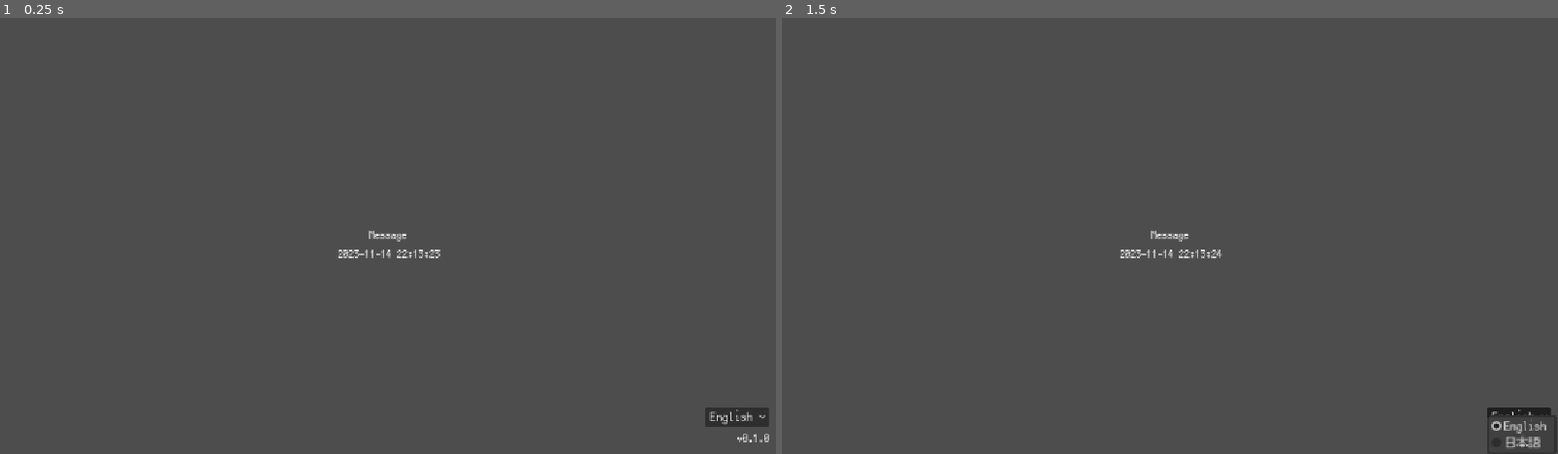
Above: before the commit, frames 1-2 (left to right).
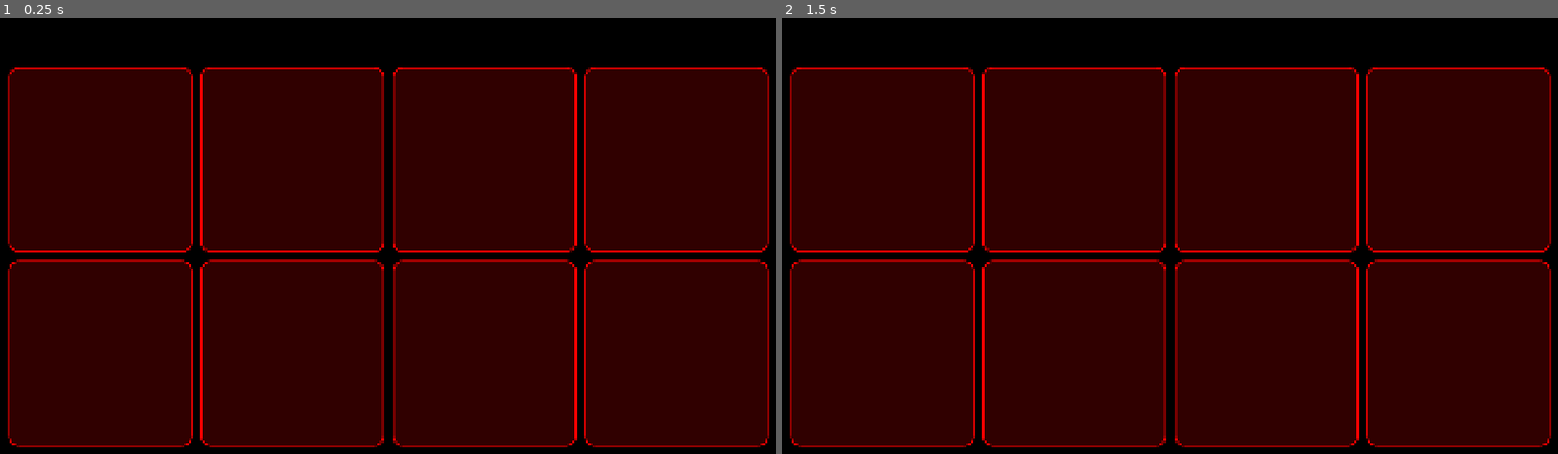
Above: after the commit, the same moments.

Repository: joshuafolkken/music-pad
Game: Godot game, scene res://scenes/main.tscn
Same seed, same stepped clock (60 frames per second), same inputs: the game is played once before the commit and once after it. Before the commit the project starts from res://scenes/example.tscn.
Inputs (mouse positions are in pixels of both pictures, inside the frame that each line leads up to):
- Up to frame 1 (0.25 s): no input
- Up to frame 2 (1.5 s): click (1519, 414) at 0.5 s, where only the run before the commit has a clickable "English"; click (1519, 414) at 1.25 s, where only the run before the commit has a clickable "English"

The runs differ from the first frame. In frame 1, 100% of the frame differs, in the area x 0-100%, y 0-100%; in frame 2, 100%.

Commit message:
main scene #2

Diff:
--- a/project.godot
+++ b/project.godot
@@ -11,8 +11,8 @@
 [application]
 
 config/name="Music Pad"
-config/version="0.1.0"
-run/main_scene="uid://djcdy0d718ei3"
+config/version="0.2.0"
+run/main_scene="uid://c8cfhx4gm6rw3"
 config/features=PackedStringArray("4.4", "Forward Plus")
 config/icon="res://icon.svg"
 
@@ -26,6 +26,8 @@
 
 [display]
 
+window/size/viewport_width=1920
+window/size/viewport_height=1080
 window/stretch/mode="canvas_items"
 
 [editor_plugins]
@@ -40,3 +42,7 @@
 
 locale/translations=PackedStringArray("res://locale/en.po", "res://locale/ja.po")
 locale/translations_pot_files=PackedStringArray("res://scenes/main.tscn")
+
+[rendering]
+
+environment/defaults/default_clear_color=Color(0, 0, 0, 1)
--- /dev/null
+++ b/scenes/main.tscn
@@ -0,0 +1,36 @@
+[gd_scene load_steps=2 format=3 uid="uid://c8cfhx4gm6rw3"]
+
+[ext_resource type="PackedScene" uid="uid://df0oip3jadawq" path="res://scenes/pad_row.tscn" id="1_o5qli"]
+
+[node name="Main" type="Node2D"]
+
+[node name="CanvasLayer" type="CanvasLayer" parent="."]
+
+[node name="MarginContainer" type="MarginContainer" parent="CanvasLayer"]
+anchors_preset = 15
+anchor_right = 1.0
+anchor_bottom = 1.0
+grow_horizontal = 2
+grow_vertical = 2
+theme_override_constants/margin_left = 20
+theme_override_constants/margin_top = 20
+theme_override_constants/margin_right = 20
+theme_override_constants/margin_bottom = 20
+
+[node name="VBoxContainer2" type="VBoxContainer" parent="CanvasLayer/MarginContainer"]
+layout_mode = 2
+
+[node name="Control" type="Control" parent="CanvasLayer/MarginContainer/VBoxContainer2"]
+layout_mode = 2
+size_flags_vertical = 3
+
+[node name="PadColumn" type="VBoxContainer" parent="CanvasLayer/MarginContainer/VBoxContainer2"]
+custom_minimum_size = Vector2(1880, 940)
+layout_mode = 2
+theme_override_constants/separation = 20
+
+[node name="PadRow2" parent="CanvasLayer/MarginContainer/VBoxContainer2/PadColumn" instance=ExtResource("1_o5qli")]
+layout_mode = 2
+
+[node name="PadRow" parent="CanvasLayer/MarginContainer/VBoxContainer2/PadColumn" instance=ExtResource("1_o5qli")]
+layout_mode = 2
--- /dev/null
+++ b/scenes/pad.tscn
@@ -0,0 +1,29 @@
+[gd_scene load_steps=2 format=3 uid="uid://215mgrtnbqb7"]
+
+[sub_resource type="StyleBoxFlat" id="StyleBoxFlat_sgp6g"]
+bg_color = Color(0.187904, 2.28621e-07, 3.00817e-08, 1)
+border_width_left = 4
+border_width_top = 4
+border_width_right = 4
+border_width_bottom = 4
+border_color = Color(1, 0, 0, 1)
+corner_radius_top_left = 24
+corner_radius_top_right = 24
+corner_radius_bottom_right = 24
+corner_radius_bottom_left = 24
+
+[node name="Pad" type="Control"]
+layout_mode = 3
+anchors_preset = 0
+offset_right = 400.0
+offset_bottom = 400.0
+size_flags_horizontal = 3
+
+[node name="Panel" type="Panel" parent="."]
+layout_mode = 1
+anchors_preset = 15
+anchor_right = 1.0
+anchor_bottom = 1.0
+grow_horizontal = 2
+grow_vertical = 2
+theme_override_styles/panel = SubResource("StyleBoxFlat_sgp6g")
--- /dev/null
+++ b/scenes/pad_row.tscn
@@ -0,0 +1,21 @@
+[gd_scene load_steps=2 format=3 uid="uid://df0oip3jadawq"]
+
+[ext_resource type="PackedScene" uid="uid://215mgrtnbqb7" path="res://scenes/pad.tscn" id="1_qmvug"]
+
+[node name="PadRow" type="HBoxContainer"]
+offset_right = 1880.0
+offset_bottom = 470.0
+size_flags_vertical = 3
+theme_override_constants/separation = 20
+
+[node name="Pad" parent="." instance=ExtResource("1_qmvug")]
+layout_mode = 2
+
+[node name="Pad2" parent="." instance=ExtResource("1_qmvug")]
+layout_mode = 2
+
+[node name="Pad3" parent="." instance=ExtResource("1_qmvug")]
+layout_mode = 2
+
+[node name="Pad4" parent="." instance=ExtResource("1_qmvug")]
+layout_mode = 2
